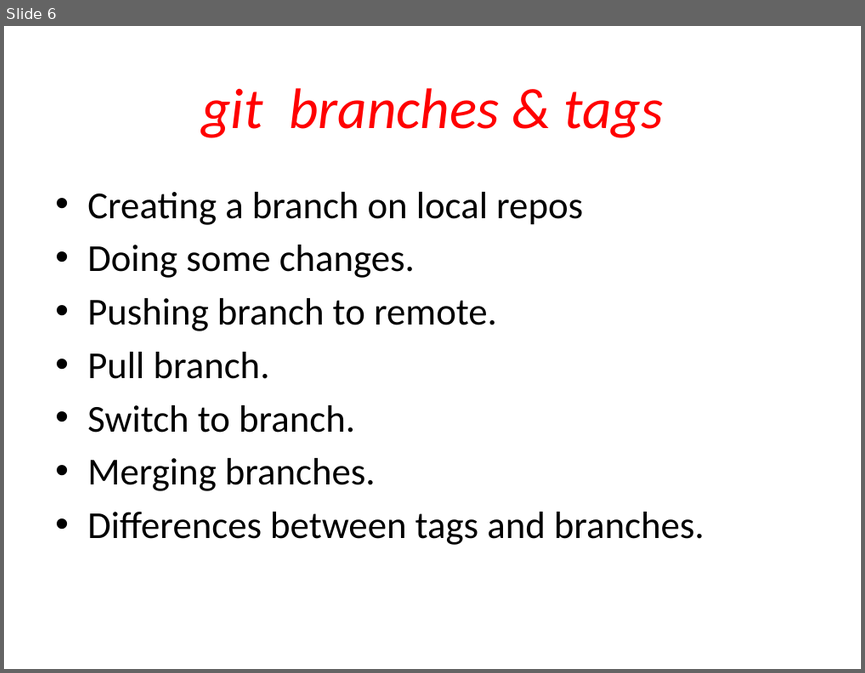
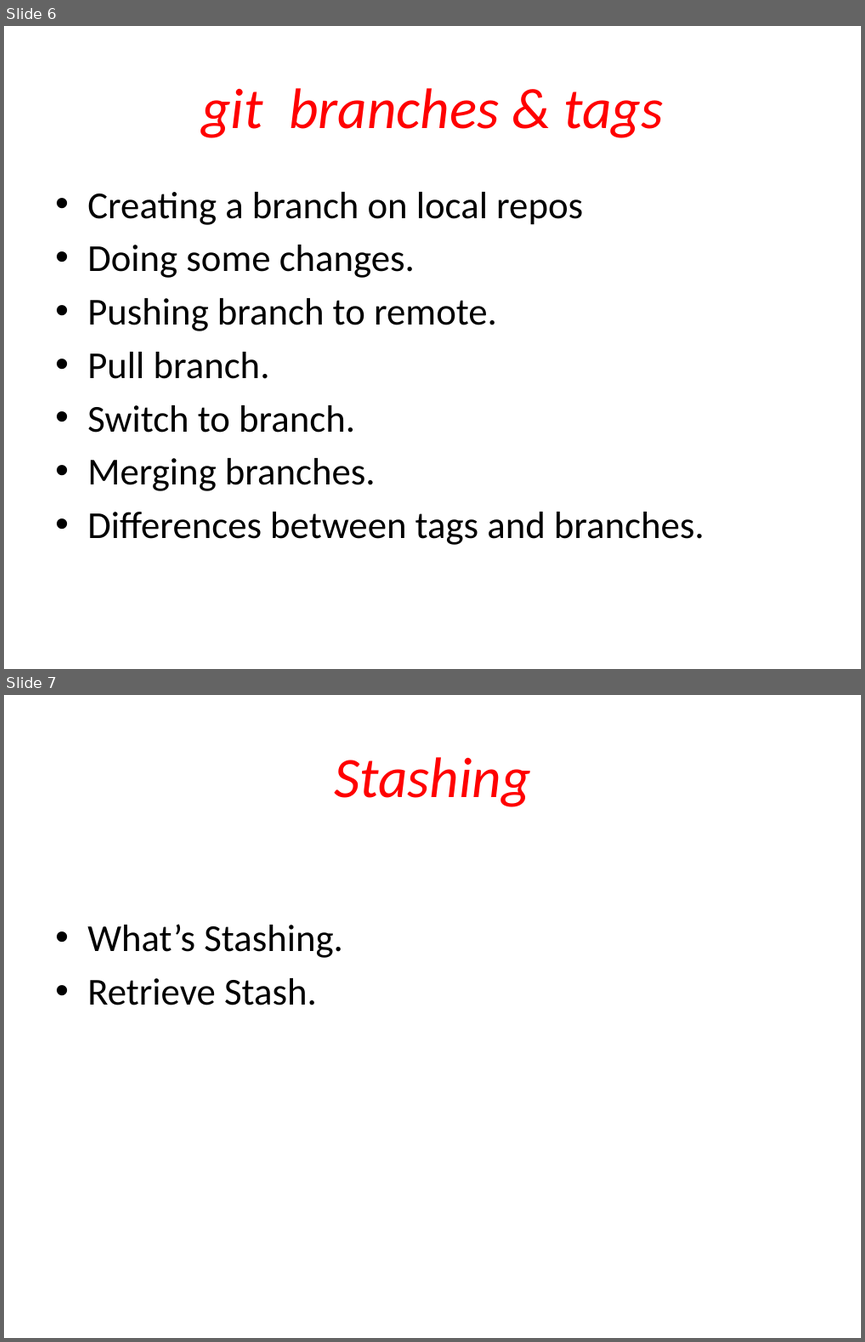
Before and after one commit to gemy21ce/EF-Git-Training., a slide deck: Git.pptx. Shown one above the other, each under a label of ours: slide 6 before the commit, slides 6 and 7 after it. The pictures are 865x673 and 865x1342 pixels, drawn with LibreOffice and Linux fonts; fonts in the diff are those of the drawing. Boxes give left, top, right and bottom in pixels: in the first picture for what was removed or moved away, otherwise in the second. Text is boxed around its words. In the diff, an @@ line names an element or a change of style, - is before the commit and + after.

Commit message:
latest commit.

```diff
--- a/Git.pptx
+++ b/Git.pptx
@@ slide 7 added at [4, 695, 861, 1338], background #FFFFFF @@
@@ title added at [334, 757, 531, 807], 48 pt, text #FF0000, italic @@
+Stashing
@@ text added at [87, 924, 343, 1005], 32 pt, text #000000 @@
+• What’s Stashing.
+• Retrieve Stash.
```
Also in this commit, not shown: 2 other slides added.
